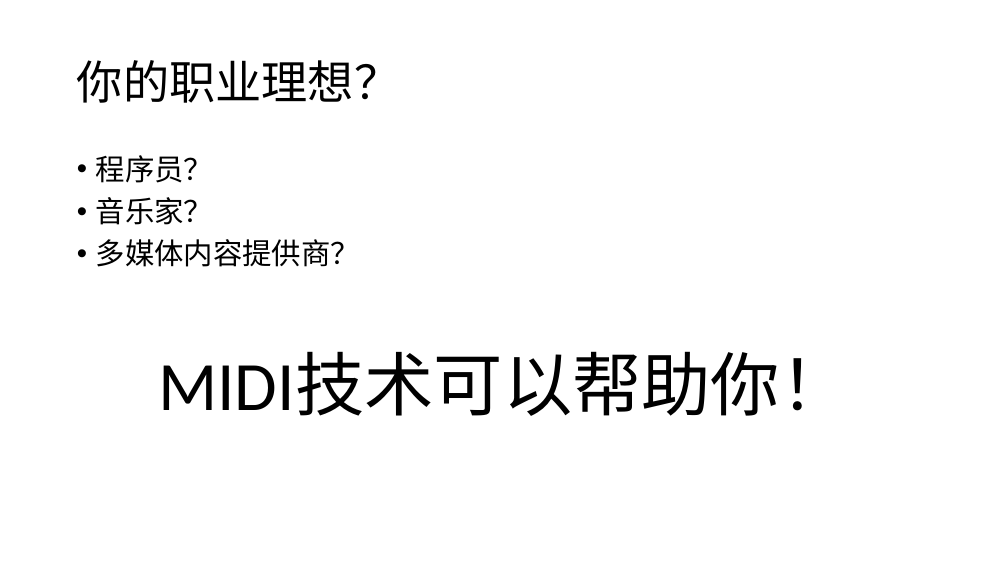
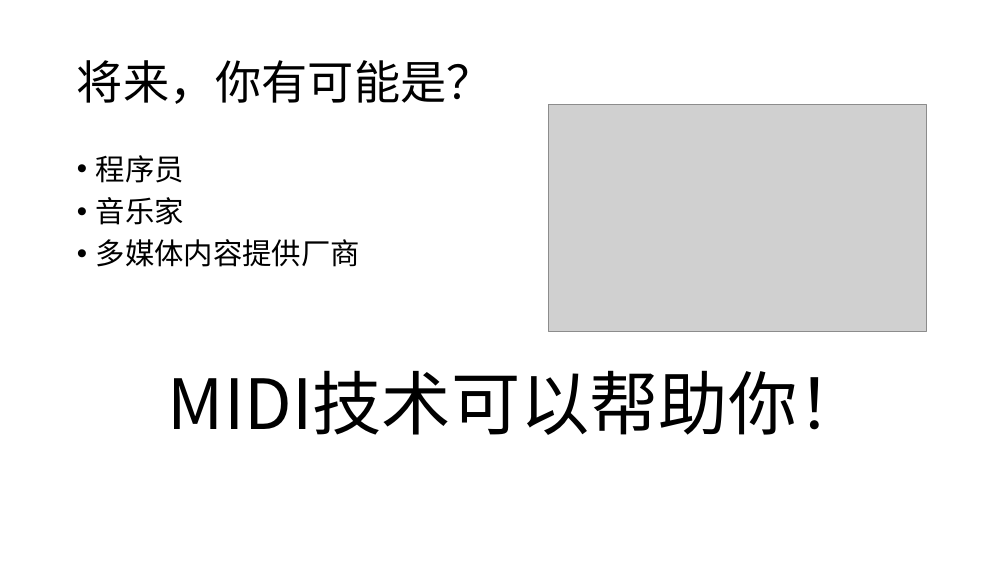
Before and after one commit to huntercao/shared_files, a slide deck: slide 2 of midi/docs/ppt/midi_introduction.pptx. Drawn at 1008x567 pixels with LibreOffice and Linux fonts; fonts in the diff are those of the drawing; grey boxes stand for pictures; background and template pictures are left out. Boxes give left, top, right and bottom in pixels: in the first picture for what was removed or moved away, otherwise in the second. Text is boxed around its words. In the diff, an @@ line names an element or a change of style, - is before the commit and + after.

```diff
--- a/midi/docs/ppt/midi_introduction.pptx
+++ b/midi/docs/ppt/midi_introduction.pptx
@@ title at (77, 60, 493, 104): text changed; font Calibri to Noto Sans CJK SC @@
-你的职业理想？
+将来，你有可能是？
@@ picture added at (549, 104, 927, 331) @@
@@ text at (96, 155, 360, 267): text changed; font Calibri to Noto Sans CJK SC @@
-• 程序员？
-• 音乐家？
-• 多媒体内容提供商？
+• 程序员
+• 音乐家
+• 多媒体内容提供厂商
@@ text "MIDI技术可以帮助你！": place and size @@
-text "MIDI技术可以帮助你！" at (158, 353, 849, 416)
+text "MIDI技术可以帮助你！" at (168, 370, 867, 435)
@@ text "MIDI技术可以帮助你！" at (168, 370, 867, 435): font Calibri to Noto Sans CJK SC @@
```
Also in this commit, not shown: 4 other slides changed, 2 slides added, 2 slides removed, 4 other files.
